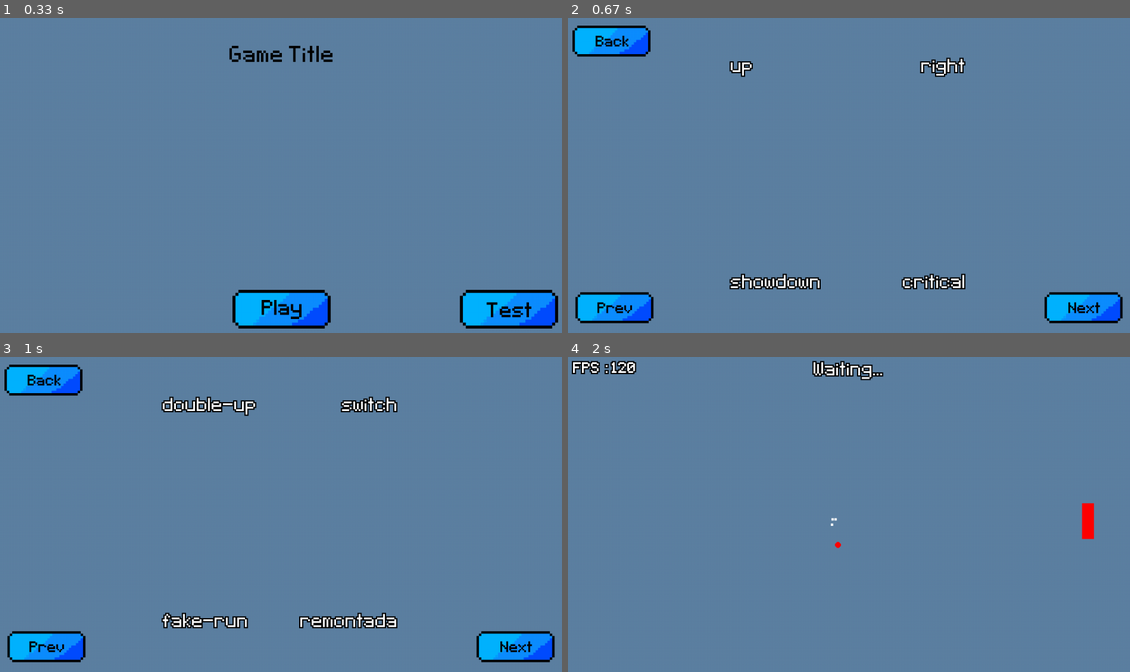
Above: before the commit, frames 1-4 (two rows, left to right).
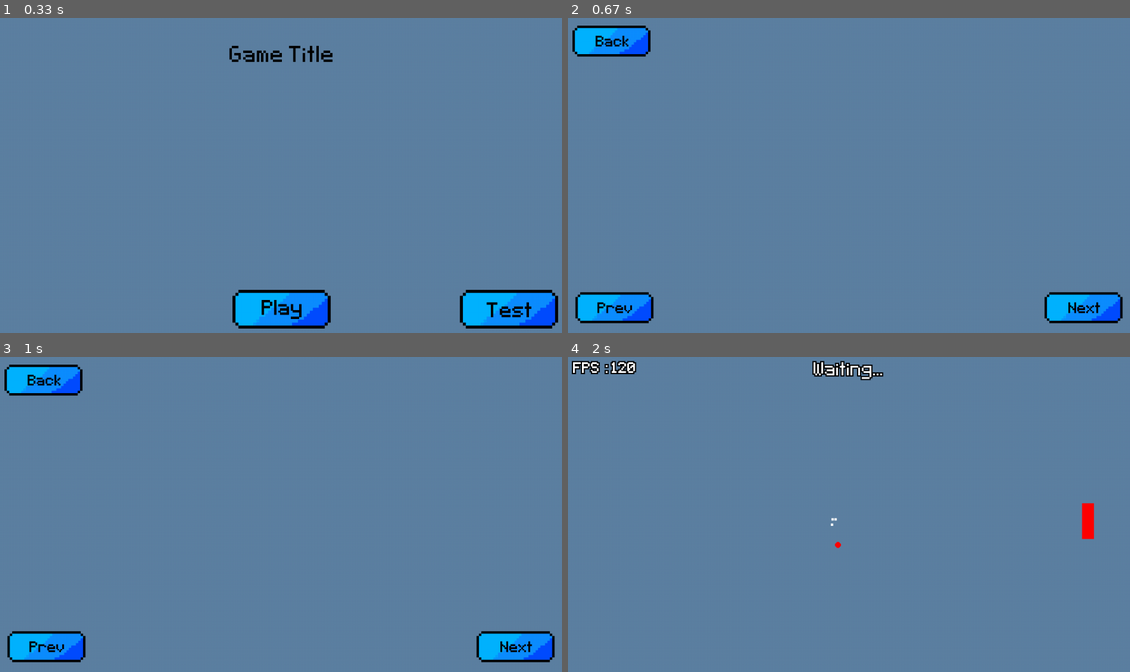
Above: after the commit, the same moments.

Repository: mementojunior123/pygame_framework
Game: pygame game, started from main.py
Two runs of this game, one before a commit and one after it. Both use one fixed random seed, a clock stepped at 60 frames per second and the inputs below.
Inputs (mouse positions are in pixels of both pictures, inside the frame that each line leads up to):
- Up to frame 1 (0.33 s): no input
- Up to frame 2 (0.67 s): click (1073, 307) at 0.38 s
- Up to frame 3 (1 s): click (517, 646) at 0.72 s
- Up to frame 4 (2 s): press the mouse at (612, 646) at 1.03 s; move the mouse to (702, 561) at 1.13 s; release the mouse at (792, 476) at 1.27 s; press the mouse at (612, 379) at 1.37 s; move the mouse to (641, 508) at 1.47 s; release the mouse at (669, 634) at 1.6 s; press the mouse at (849, 646) at 1.7 s; move the mouse to (843, 593) at 1.8 s; release the mouse at (832, 542) at 1.93 s

Frame 1 is identical in both runs. In frame 2, 1.4% of the frame differs, in the area x 28-71%, y 12-87%; in frame 3, 2.0%; in frame 4, nothing differs.

Commit message:
Removed UiSpriteGroup from the test menu beacause it is being reworked

Diff:
--- a/src/menu.py
+++ b/src/menu.py
@@ -2,7 +2,6 @@
 import random
 from framework.core.base_menu import BaseMenu
 from framework.ui.ui_sprite import UiSprite
-from framework.ui.ui_sprite_group import UiSpriteGroup
 from framework.ui.textsprite import TextSprite
 from framework.ui.base_ui_elements import BaseUiElements
 import framework.utils.tween_module as TweenModule
@@ -15,35 +14,6 @@
 
 def noop():
     pass
-
-test_list : list[str] = ['up', 'right', 'showdown', 'critical', 'double-up', 'switch', 'fake-run', 'remontada']
-class TestUiGroup(UiSpriteGroup):
-    """A demonstration of UiSpriteGroup."""
-    base_name = 'TestGroup'
-    def __init__(self, *args : tuple[UiSprite], serial : str = '', center : pygame.Vector2 = pygame.Vector2(480, 270)):
-        super().__init__(*args, serial=serial)
-        self.center = center
-
-    @staticmethod
-    def new_group(page : int, sep : int = 4, center = pygame.Vector2(480, 270)) -> 'TestUiGroup':
-        """Constructor for UiSpriteGroup."""
-        start_index : int = sep * page
-        end_index : int = sep * (page + 1)
-        name_amount : int = len(test_list)
-        if start_index >= name_amount:
-            raise ValueError('Page does not exist')
-        if end_index > name_amount: end_index = name_amount
-        name_list : list[str] = test_list[start_index: end_index]
-        elements : list[TextSprite] = []
-        aligments = [(pygame.Vector2(-200, -200), 'topleft'), (pygame.Vector2(200, -200), 'topright'),
-                     (pygame.Vector2(-200, 200), 'bottomleft'),(pygame.Vector2(200, 200), 'bottomright')]
-        for text, aligment in zip(name_list, aligments):
-            new_sprite = TextSprite(center + aligment[0], aligment[1], 0, text, None, text_settings=(BaseMenu.font_50, 'White', False),
-                                    text_stroke_settings=('Black', 2), colorkey=(0, 255, 0))
-            elements.append(new_sprite)
-        return TestUiGroup(*elements, serial=f'')
-
-
 
 class Menu(BaseMenu):
     """Implementation of the menu class."""
@@ -88,29 +58,6 @@
         self.bg_color = (94, 129, 162)
         self.add_connections()
 
-    def enter_stage2(self):
-        self.stage = 2
-        sep : int = 4
-        self.stage_data[2]['current_page'] = 0
-        self.stage_data[2]['max_pages'] = ceil(len(test_list) / sep)
-        self.stages[2].append(TestUiGroup.new_group(0))
-
-    def change_page_stage2(self, new_page : int):
-        self.stage_data[2]['current_page'] = new_page
-        self.find_and_replace(TestUiGroup.new_group(new_page), 2, name='TestGroup')
-
-    def increment_page_stage2(self):
-        new_page : int = (self.stage_data[2]['current_page'] + 1) % self.stage_data[2]['max_pages']
-        self.change_page_stage2(new_page)
-
-    def decrement_page_stage2(self):
-        new_page : int = (self.stage_data[2]['current_page'] - 1) % self.stage_data[2]['max_pages']
-        self.change_page_stage2(new_page)
-
-    def exit_stage2(self):
-        self.stage_data[2].clear()
-        self.remove_sprite(2, name='TestGroup')
-
     def update(self, delta : float):
         """
         Function that runs every frame, allowing frame-based updates to happen.
@@ -142,9 +89,4 @@
             case 2:
                 if name == 'back_button':
                     self.goto_stage(1)
-                elif name == 'prev_button':
-                    self.decrement_page_stage2()
-                elif name == 'next_button':
-                    self.increment_page_stage2()
-
 # TODO : Document the menu API (general workflow, interactivity, etc.)
